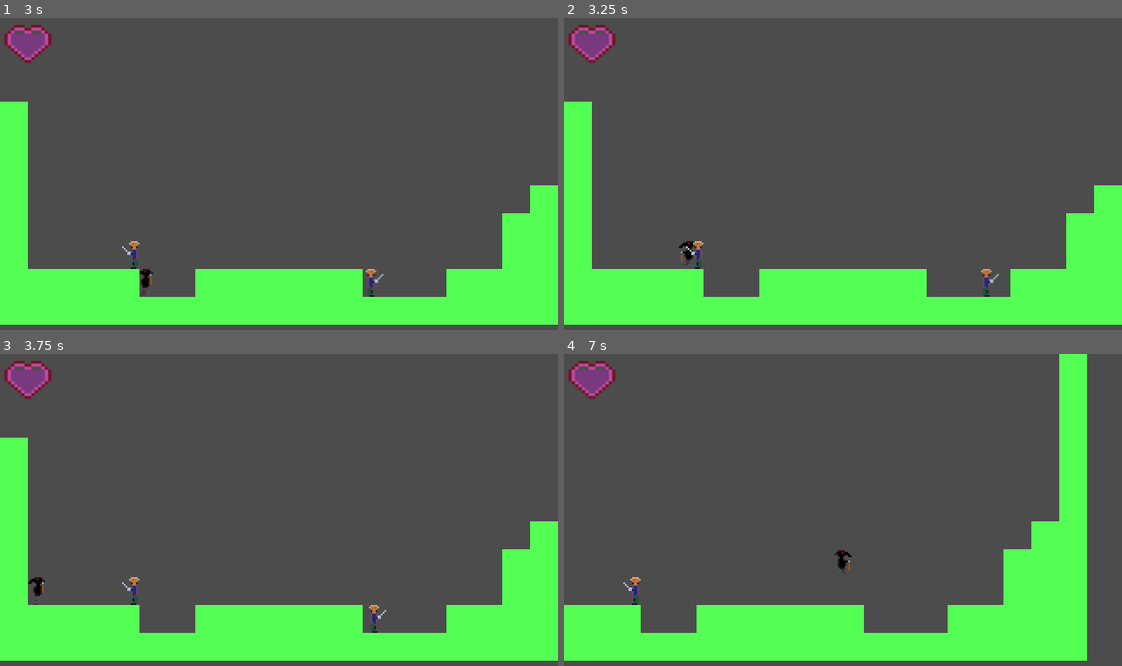
Above: before the commit, frames 1-4 (two rows, left to right).
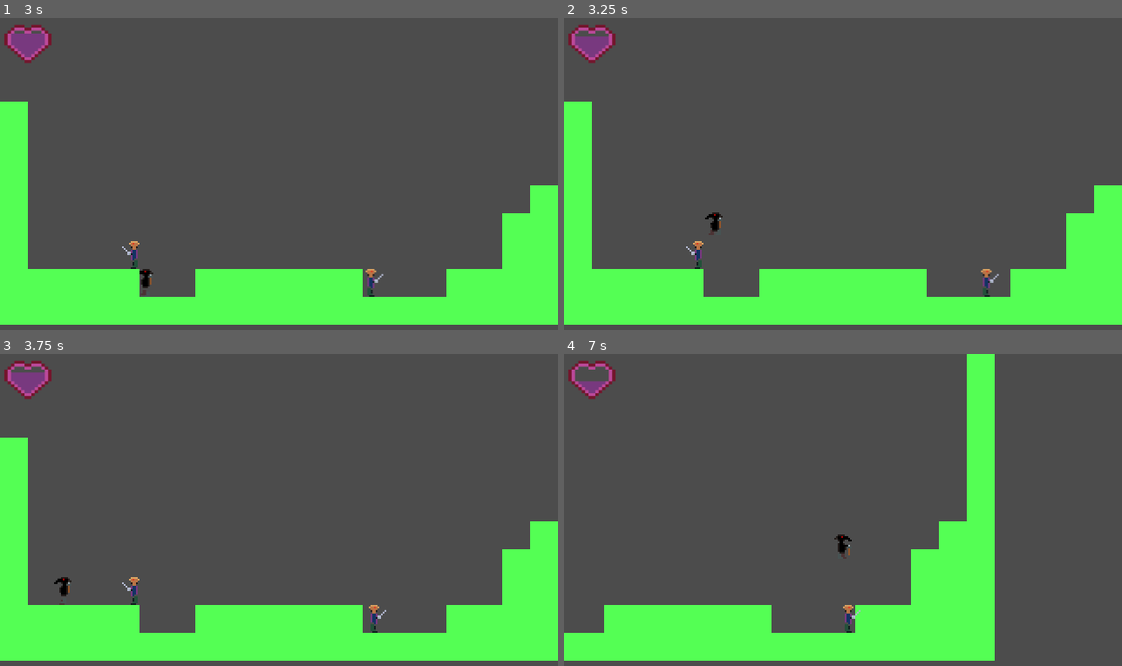
Above: after the commit, the same moments.

Repository: Guardian180/Game-Jam
Game: Godot game, scene res://src/Main.tscn
Same seed, same stepped clock (60 frames per second), same inputs: the game is played once before the commit and once after it.
Inputs (mouse positions are in pixels of both pictures, inside the frame that each line leads up to):
- Up to frame 1 (3 s): tap Enter (ui_accept) at 0.5 s; move the mouse to (251, 236) at 0.52 s; hold D (MoveRight) 0.53-2.03 s; tap Q (Attack) at 0.6 s; tap Space (Jump) at 0.77, 1.52 s; move the mouse to (446, 220) at 1.27 s; tap P (Ouch) at 1.35 s; move the mouse to (111, 127) at 2.02 s; hold A (MoveLeft) from 2.03 s (still down); tap E (Platform) at 2.1 s; move the mouse to (306, 174) at 2.77 s; click (306, 174) at 2.85 s
- Up to frame 2 (3.25 s): keep holding A (MoveLeft); tap Space (Jump) at 3.02 s
- Up to frame 3 (3.75 s): keep holding A (MoveLeft); move the mouse to (195, 432) at 3.52 s; tap Q (Attack) at 3.6 s
- Up to frame 4 (7 s): tap Space (Jump) at 3.77, 4.52, 6.02, 6.77 s; move the mouse to (965, 494) at 4.27 s; release A (MoveLeft) at 4.28 s; hold D (MoveRight) from 4.28 s (still down); tap P (Ouch) at 4.35 s; move the mouse to (731, 525) at 5.02 s; tap E (Platform) at 5.1 s; move the mouse to (898, 441) at 5.77 s; click (898, 441) at 5.85 s; move the mouse to (815, 572) at 6.52 s; tap Q (Attack) at 6.6 s

Frame 1 is identical in both runs. In frame 2, 0.3% of the frame differs, in the area x 2-29%, y 5-80%; in frame 3, 0.3%; in frame 4, 20%, in the area x 0-94%, y 0-99%.

Commit message:
Enemy body hitbox

Diff:
--- /dev/null
+++ b/src/BodyHitbox.gd
@@ -0,0 +1,6 @@
+extends Area2D
+
+func _on_BodyHitbox_area_entered(area):
+	var x = area.get_parent().position.x < self.get_parent().position.x
+	var knock_power = Vector2(-200 if x else 200, -100)
+	area.get_parent().take_damage(knock_power, 5)
--- a/src/Enemy.tscn
+++ b/src/Enemy.tscn
@@ -1,7 +1,8 @@
-[gd_scene load_steps=11 format=2]
+[gd_scene load_steps=12 format=2]
 
 [ext_resource path="res://assets/Basic Swordsman SS.png" type="Texture" id=1]
 [ext_resource path="res://src/Enemy.gd" type="Script" id=2]
+[ext_resource path="res://src/BodyHitbox.gd" type="Script" id=3]
 
 [sub_resource type="AtlasTexture" id=10]
 flags = 4
@@ -63,10 +64,21 @@
 position = Vector2( -0.111488, 0.119931 )
 shape = SubResource( 1 )
 
-[node name="Area2D" type="Area2D" parent="."]
+[node name="Hurtbox" type="Area2D" parent="."]
 collision_layer = 8
 collision_mask = 4
 
-[node name="CollisionShape2D" type="CollisionShape2D" parent="Area2D"]
+[node name="CollisionShape2D" type="CollisionShape2D" parent="Hurtbox"]
 position = Vector2( -0.116126, 0.131256 )
 shape = SubResource( 1 )
+
+[node name="BodyHitbox" type="Area2D" parent="."]
+collision_layer = 16
+collision_mask = 2
+script = ExtResource( 3 )
+
+[node name="CollisionShape2D" type="CollisionShape2D" parent="BodyHitbox"]
+position = Vector2( -0.116126, 0.131256 )
+shape = SubResource( 1 )
+
+[connection signal="area_entered" from="BodyHitbox" to="BodyHitbox" method="_on_BodyHitbox_area_entered"]
